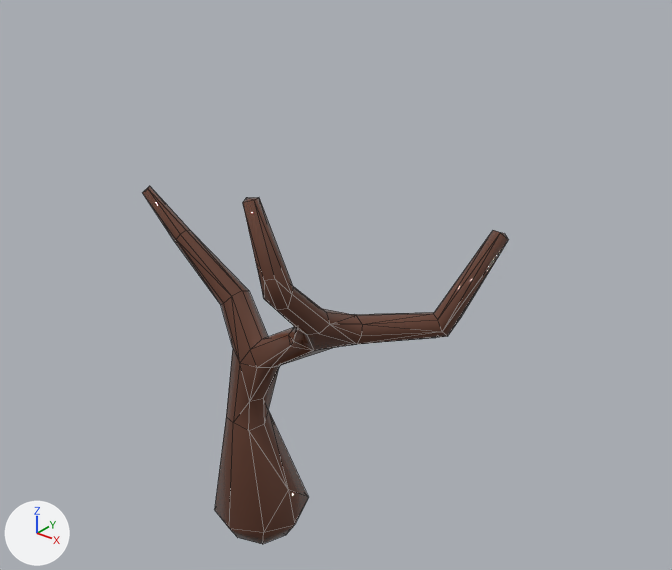
Two versions of the FBX model Assets/fbxStorage/Locations/NewProps/Flora/Tree3.fbx, one commit apart.
Rendered twice from a 50 mm camera at (12.81, -13.03, 14.67) aimed at (1.44, 1.18, 5.86). Lighting does not change. The marker at lower left points along +X, +Y and +Z. Mesh edges are drawn as thin lines.

The first picture shows 'Tree3'.
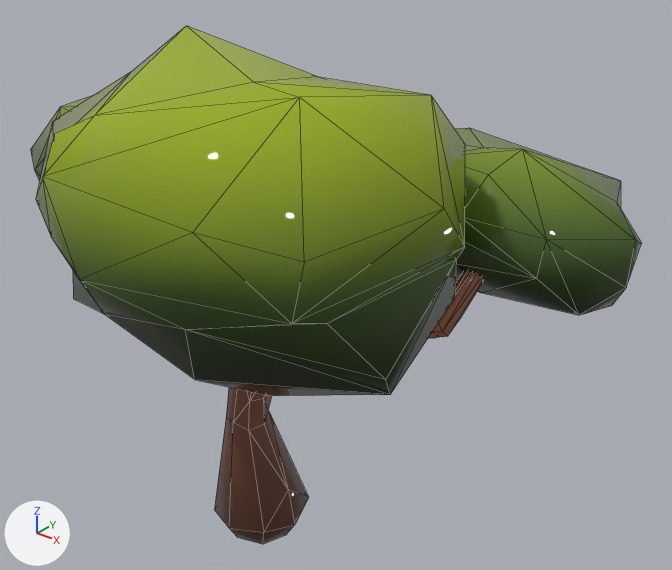
Pixel boxes (x1, y1, x2, y2) of what changed, in the pictures (672 x 570 px):
'Tree3', reshaped (67% wider, 45% taller)
    before: (143, 186, 508, 544)
    after: (31, 25, 642, 544)
part 1 of me_plane_016, added (green)
    after: (36, 25, 465, 396)
part 2 of me_plane_016, added
    after: (31, 95, 93, 181)
part 3 of me_plane_016, added (green)
    after: (455, 128, 642, 315)
part 4 of me_plane_016, recoloured
    before: (143, 186, 508, 503)
    after: (226, 272, 483, 503)

The change, as a list of edits to the scene's bpy script:
```text
Add img_tree1_tex_png:
    img_tree1_tex_png = load_image('Tree1_Tex.png', '../../../../Textures/Tree1_Tex.png', 1024, 1024, 'sRGB')
Add mat_tree1_mat:
    mat_tree1_mat = principled_material('Tree1_Mat')
    mat_tree1_mat.texture = img_tree1_tex_png
    mat_tree1_mat.roughness = 0.0
Change me_plane_016:
    used by ob_tree3; location = (0.0, 0.0, 0.0)
    remove me_plane_016.from_pydata(...)  # 113 vertices, 170 faces; spans x -3.28..4.98, y -2.09..2.28, z -0.7..8.87
    add me_plane_016.from_pydata(...)  # 246 vertices, 422 faces; spans x -6.17..7.4, y -4.99..5.54, z -0.7..11.64
    me_plane_016 part 1: a new loose piece of 55 vertices spanning x -2.83..5.73, y -4.99..1.77, z 5.42..11.64, in mat_tree1_mat (picture img_tree1_tex_png)
    me_plane_016 part 2: a new loose piece of 40 vertices spanning x -6.17..-1.08, y -1.9..3.95, z 5.51..9.83, in mat_tree1_mat (picture img_tree1_tex_png)
    me_plane_016 part 3: a new loose piece of 38 vertices spanning x 0.94..7.4, y 0.82..5.54, z 5.77..9.31, in mat_tree1_mat (picture img_tree1_tex_png)
    me_plane_016 part 4: 170 faces spanning x -3.28..4.98, y -2.09..2.28, z -0.7..8.87 switch from mat_treebark1_mat (brown #643e2f) to mat_tree1_mat (picture img_tree1_tex_png)
```
